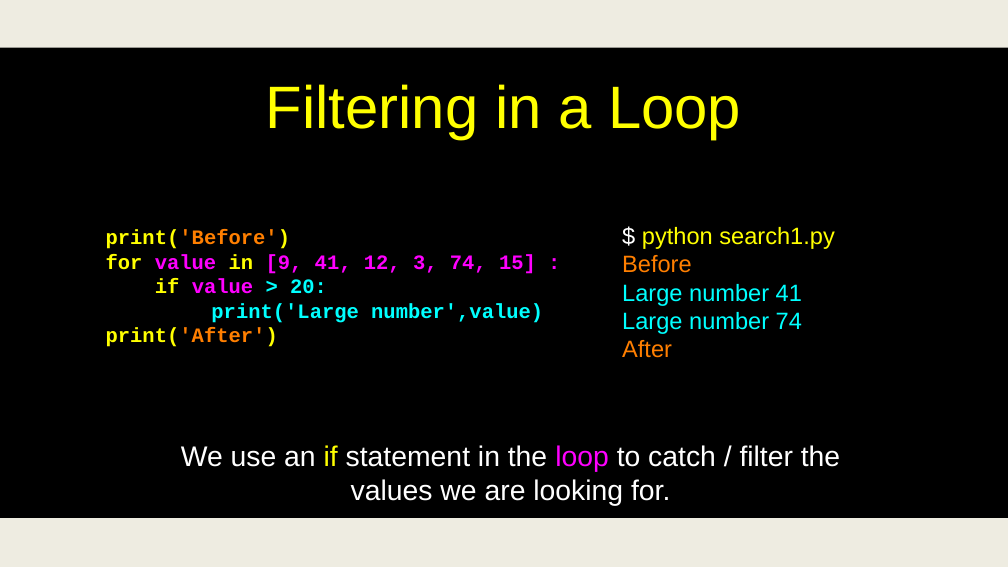
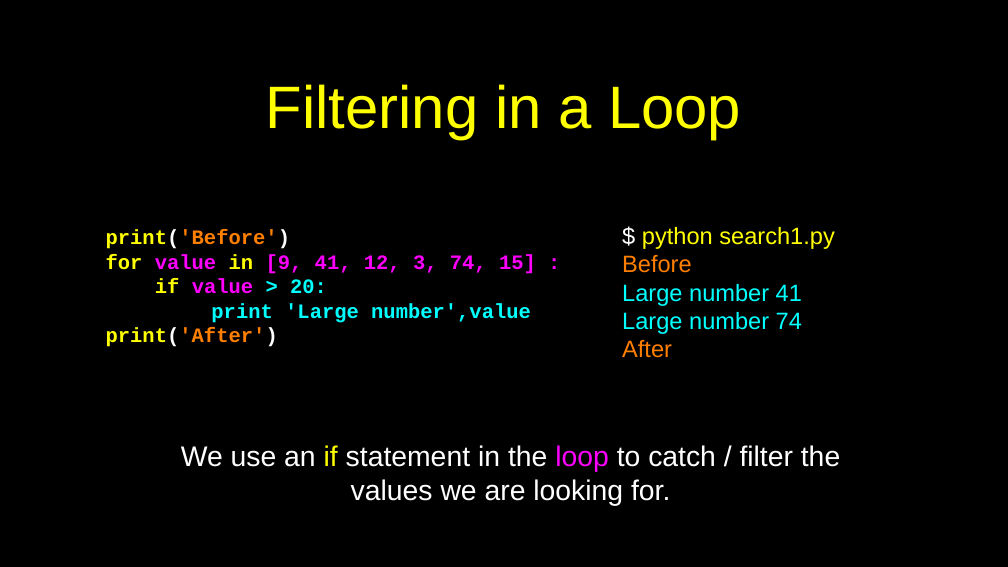
Before and after one commit to csev/py4e, a slide deck: slide 44 of lectures3/Pythonlearn-05-Iterations.pptx. Drawn at 1008x567 pixels with LibreOffice and Linux fonts; fonts in the diff are those of the drawing. Boxes give left, top, right and bottom in pixels: in the first picture for what was removed or moved away, otherwise in the second. Text is boxed around its words. In the diff, an @@ line names an element or a change of style, - is before the commit and + after.

```diff
--- a/lectures3/Pythonlearn-05-Iterations.pptx
+++ b/lectures3/Pythonlearn-05-Iterations.pptx
@@ rectangle removed at (x1=0, y1=0, x2=1008, y2=48) @@
@@ text at (x1=106, y1=230, x2=291, y2=347): text colour #FFFF00 to #FFFFFF in "print('Before')", "print('After')" @@
@@ text at (x1=211, y1=303, x2=531, y2=323): text changed @@
-print('Large number',value)
+print 'Large number',value
@@ rectangle at (x1=0, y1=518, x2=1008, y2=567): fill #EEECE1 to #000000 @@
```
Also in this commit, not shown: 51 other slides changed.
